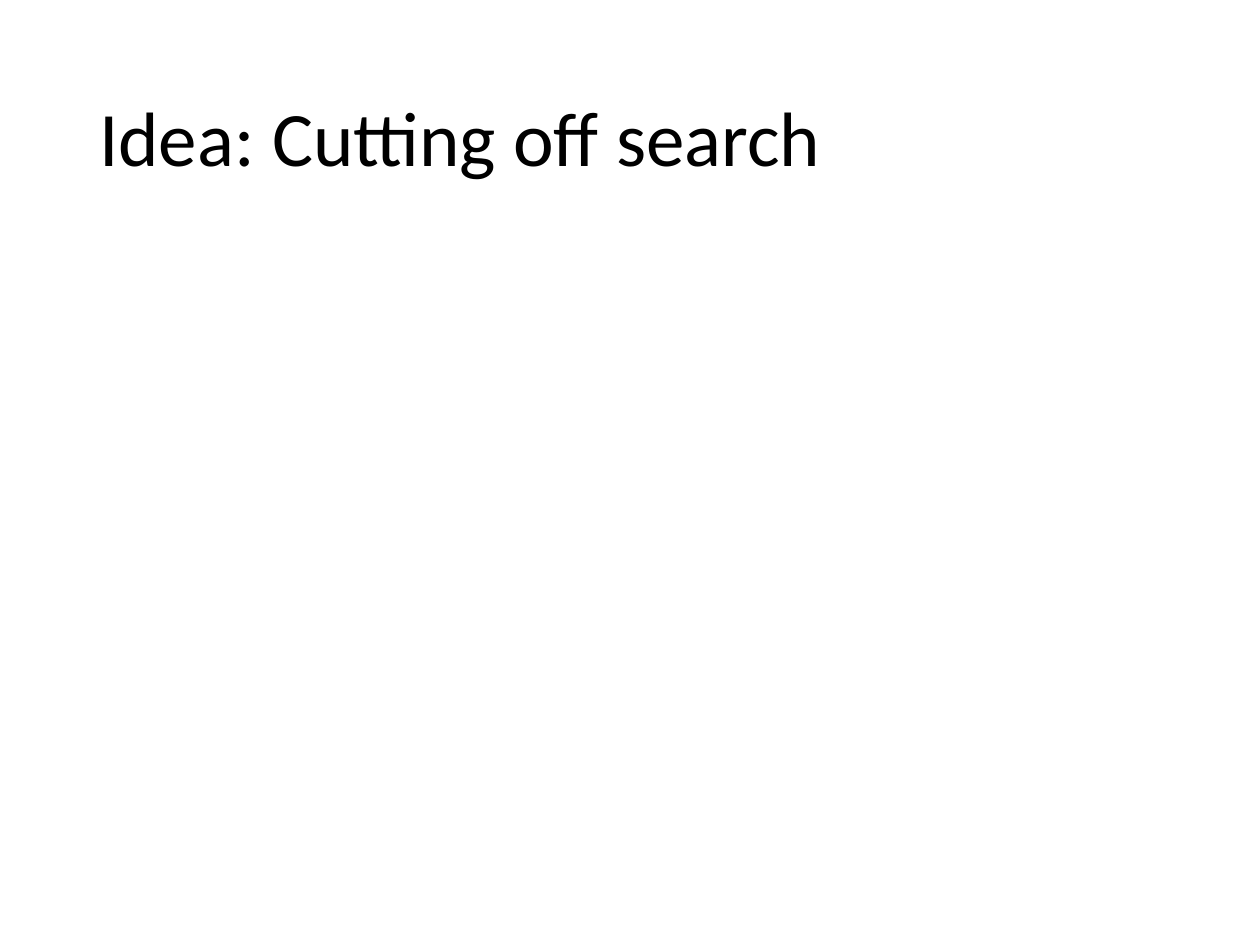
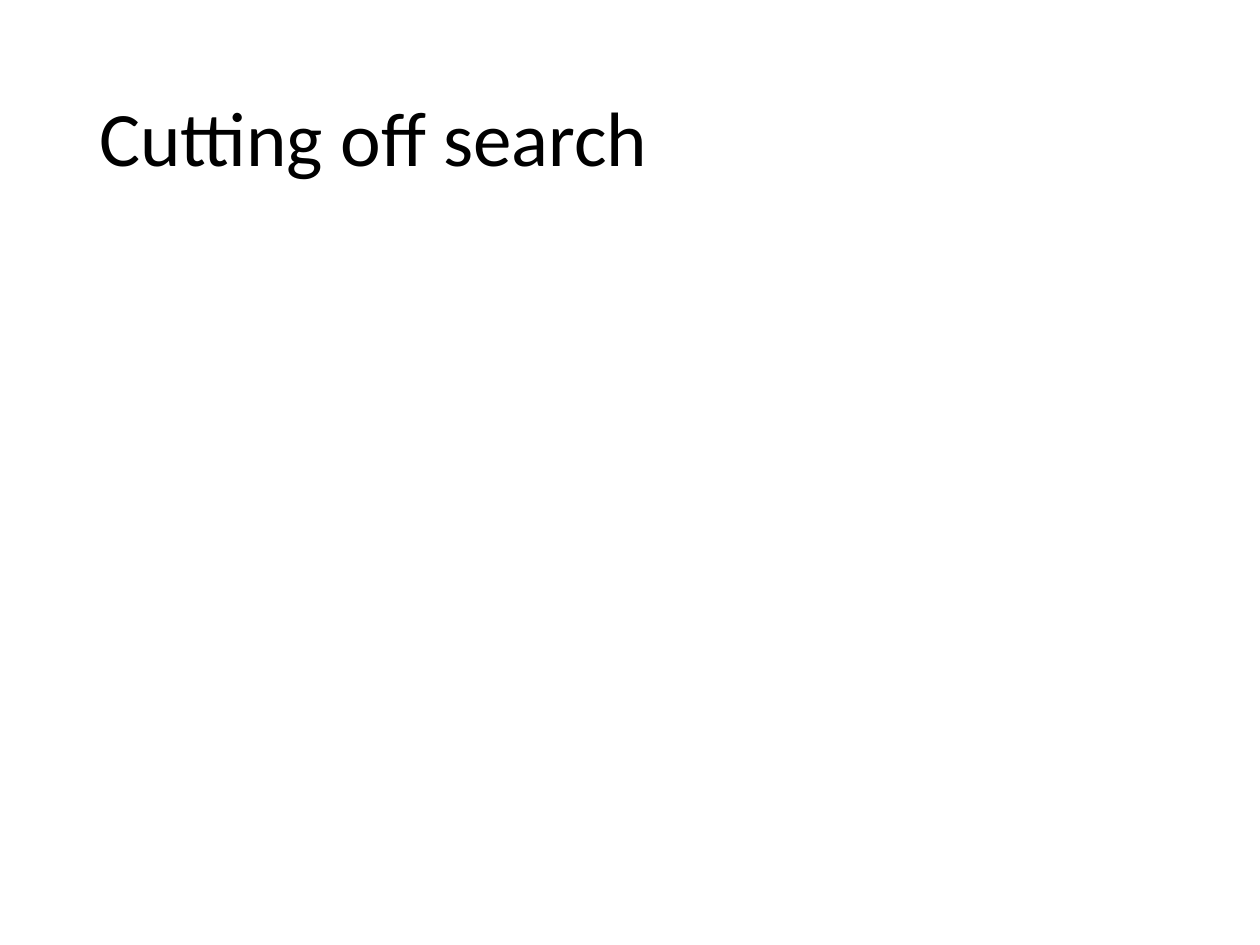
Before and after one commit to mhahsler/CS7320-AI, a slide deck: slide 25 of slides/05_games.pptx (slide 24 before the commit). Drawn at 1260x945 pixels with LibreOffice and Linux fonts; fonts in the diff are those of the drawing; grey boxes stand for pictures. Boxes give left, top, right and bottom in pixels: in the first picture for what was removed or moved away, otherwise in the second. Text is boxed around its words. In the diff, an @@ line names an element or a change of style, - is before the commit and + after.

```diff
--- a/slides/05_games.pptx
+++ b/slides/05_games.pptx
@@ title at [99, 112, 648, 180]: text changed @@
-Idea: Cutting off search
+Cutting off search
```
Also in this commit, not shown: 15 other slides changed, 2 slides added, 1 other file.
